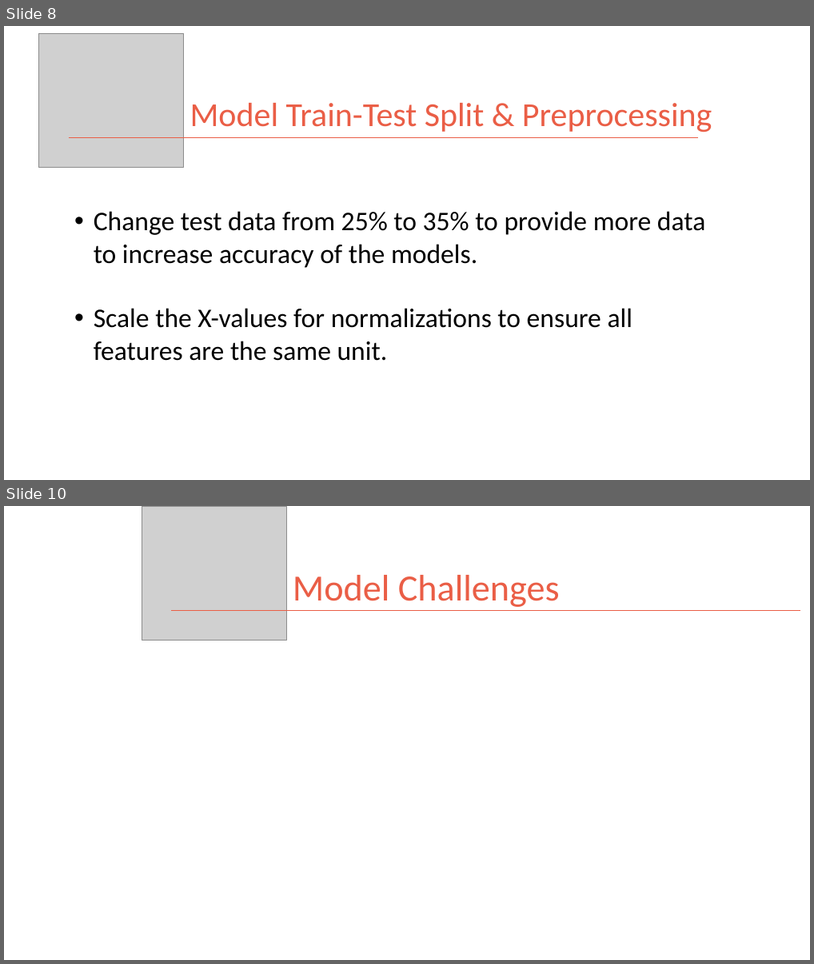
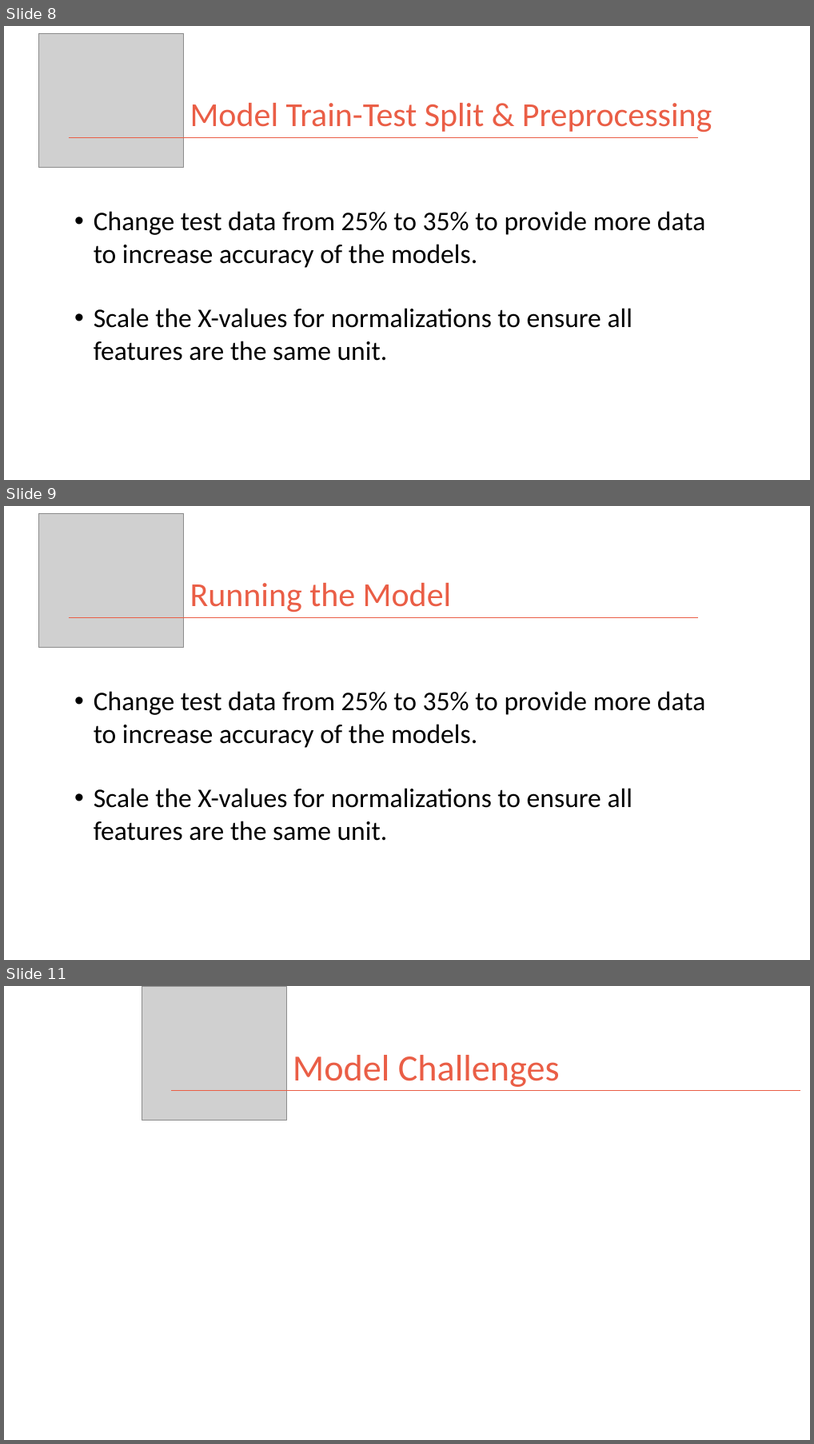
Before and after one commit to kman4/AirbnbPredictions, a slide deck: Airbnb Price Predictions (Model).pptx. Shown one above the other, each under a label of ours: slides 8 and 10 before the commit, slides 8, 9 and 11 after it; the slides between them are not shown. The pictures are 814x964 and 814x1444 pixels, drawn with LibreOffice and Linux fonts; fonts in the diff are those of the drawing; grey boxes stand for pictures. Boxes give left, top, right and bottom in pixels: in the first picture for what was removed or moved away, otherwise in the second. Text is boxed around its words. In the diff, an @@ line names an element or a change of style, - is before the commit and + after.

```diff
--- a/Airbnb Price Predictions (Model).pptx
+++ b/Airbnb Price Predictions (Model).pptx
@@ slide 9 added at (x1=4, y1=506, x2=810, y2=960), background #FFFFFF @@
@@ picture added at (x1=39, y1=513, x2=184, y2=647) @@
@@ title added at (x1=190, y1=583, x2=452, y2=612), 40 pt, text #EA5E46 @@
+Running the Model
@@ line added from (69, 617) to (698, 617), #EA5E46 1 pt @@
@@ text added at (x1=94, y1=691, x2=706, y2=840), 32 pt, text #000000 @@
+• Change test data from 25% to 35% to provide more data to increase accuracy of the models.
+• Scale the X-values for normalizations to ensure all features are the same unit.
@@ what was slide 10 is now slide 11 @@
```
Also in this commit, not shown: 2 slides changed.
